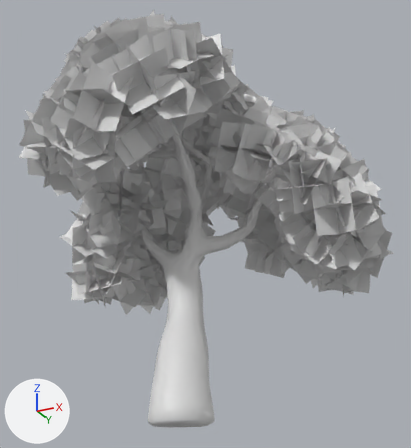
A saved change to the FBX model Assets/Resources/Meshes/Tree2V2.fbx.
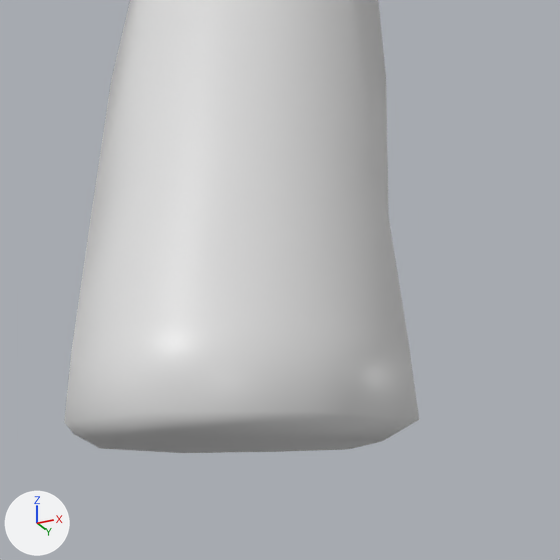
Each version appears first whole from a 50 mm lens placed at (17.07, -29.7, -1.77), pointed at (0.69, 3.06, 12.97), and next in a close-up on the part from 33% to 59% of the width and 76% to 100% of the height. Arrows for +X, +Y and +Z are at lower left; the lights stay in place. Where no turn or scale is listed for an object, it has been applied to the vertices.

Script lines for the objects in view, before the commit:
```python
me_cube_001 = bpy.data.meshes.new('Cube.001')
me_cube_001.from_pydata(...)  # 1206 vertices, 1202 faces; spans x -6.6..7.6, y -5.6..8.9, z -0.4..26.7
me_cube_001.materials.append(mat_uv_checker_material_uv_grid_2048x2048)  # white #e7e7e7
ob_tree2_trunk = bpy.data.objects.new('Tree2_Trunk', me_cube_001)
ob_tree2_trunk.location = (0.0, 0.0, 0.0)
```
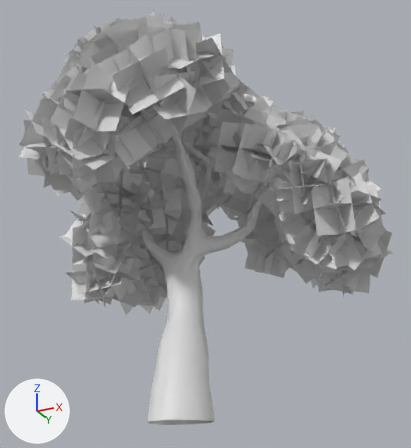
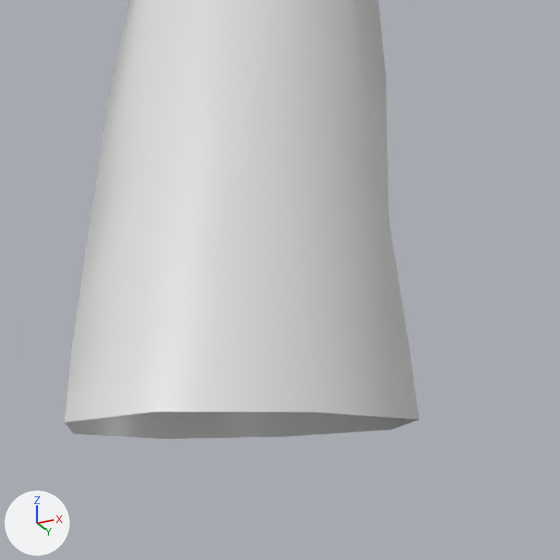
Commit message: Updated Tree meshes

What differs and where, as boxes (x1, y1, x2, y2) in the close-ups (560 x 560 px):
'Tree2_Trunk', reshaped
    before: (64, 0, 419, 453)
    after: (64, 0, 419, 439)
part 1 of me_cube_001, deleted
    before: (64, 412, 419, 453)

Edits to the bpy script that builds the scene:
```text
Change me_cube_001:
    used by ob_tree2_trunk; location = (0.0, 0.0, 0.0)
    remove me_cube_001.from_pydata(...)  # 1206 vertices, 1202 faces; spans x -6.6..7.6, y -5.6..8.9, z -0.4..26.7
    add me_cube_001.from_pydata(...)  # 1197 vertices, 1190 faces; spans x -6.6..7.6, y -5.6..8.9, z -0.2..26.7
    me_cube_001 part 1
    9 vertices are removed from x -1.0..2.1, y -1.6..2.2, z -0.4..-0.3
    12 faces are deleted
```
